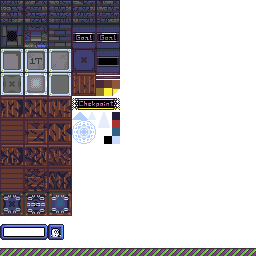
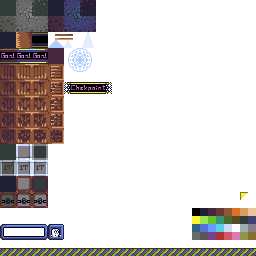
Revision of a layered 256×256 image; what changed, layer by layer:
renamed "cracks" to "new", moved it above "ui", painted on it over [0, 0, 256, 240]
painted on "50%" over [48, 32, 110, 144]
removed layer "Layer" over [0, 0, 120, 216]
